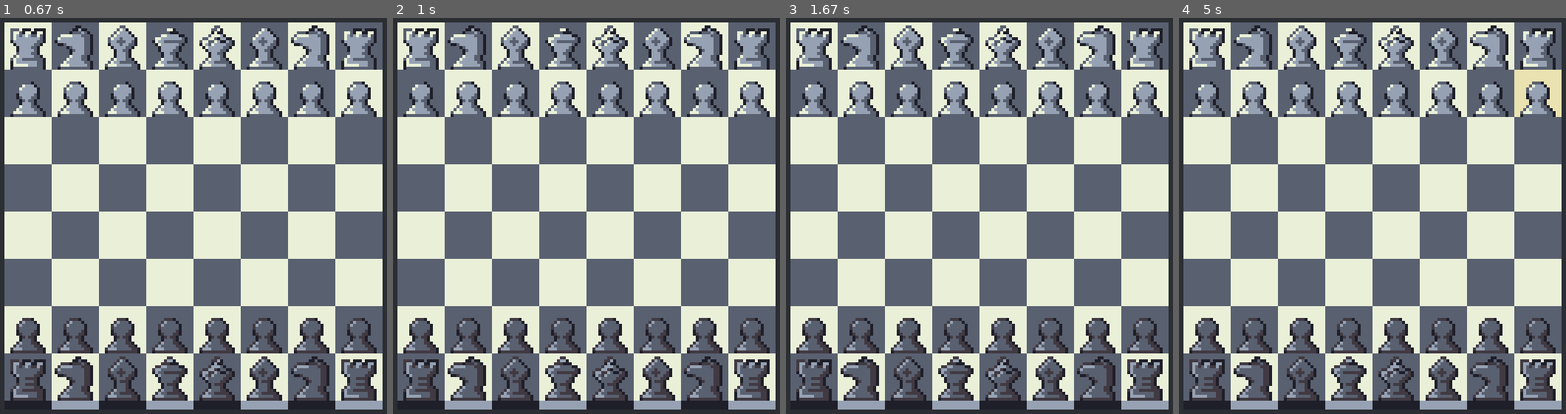
Above: before the commit, frames 1-4 (left to right).
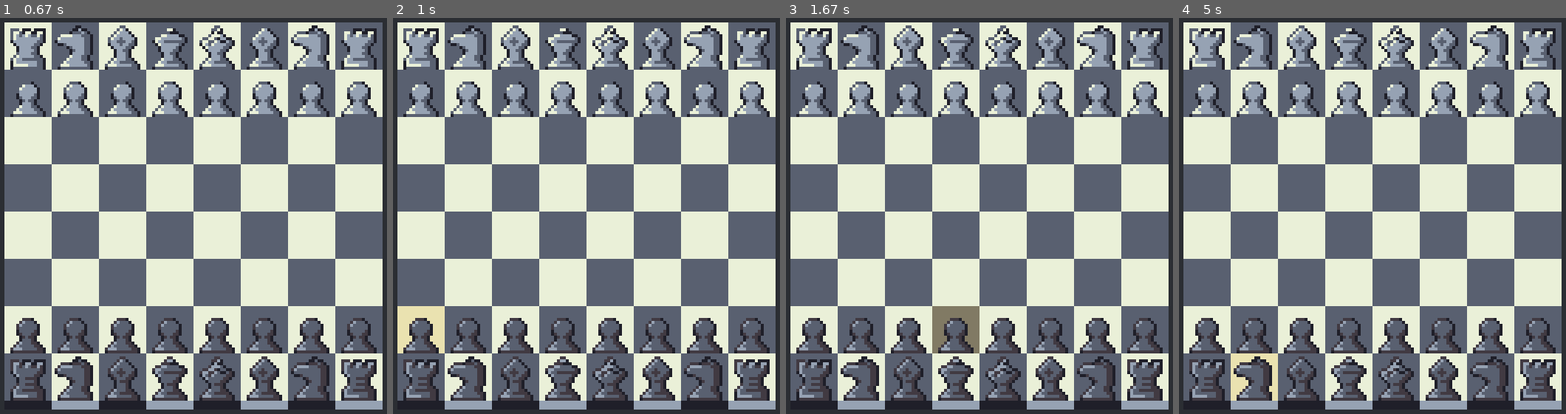
Above: after the commit, the same moments.

Repository: TanishkDev/Chess-in-pygame
Game: pygame game, started from main.py
Same seed, same stepped clock (60 frames per second), same inputs: the game is played once before the commit and once after it.
Inputs (mouse positions are in pixels of both pictures, inside the frame that each line leads up to):
- Up to frame 1 (0.67 s): click (193, 219) at 0.38 s
- Up to frame 2 (1 s): click (408, 334) at 0.72 s
- Up to frame 3 (1.67 s): click (991, 57) at 1.05 s; click (952, 346) at 1.42 s
- Up to frame 4 (5 s): click (1279, 61) at 1.88 s; click (1500, 101) at 3.05 s; press the mouse at (1500, 101) at 3.37 s; move the mouse to (1395, 231) at 3.47 s; release the mouse at (1287, 362) at 3.6 s; click (1283, 61) at 4.22 s; click (1403, 354) at 4.55 s; click (1240, 386) at 4.88 s

Frame 1 is identical in both runs. In frame 2, 0.9% of the frame differs, in the area x 1-14%, y 72-85%; in frame 3, 0.9%; in frame 4, 1.5%, in the area x 13-99%, y 13-97%.

Commit message:
select pieces fixed

Diff:
--- a/main.py
+++ b/main.py
@@ -124,41 +124,72 @@
 
     def select_piece(self):
         for row_ind, row in enumerate(self.pieces_map):
-            for col_ind, col in enumerate(self.pieces_map):
+            for col_ind, val in enumerate(row):
                 x = col_ind * size + 128
                 y = row_ind * size + 64
-                if self.mouse_pos == [row_ind, col_ind]:
-                    #TODO MAKE IT MORE EFFICIENT
+
+
+                if self.mouse_pos == [col_ind, row_ind]:
+                    #white pieces select
+                    for piece in self.white_pawn:
+                        if piece.rect.x == x and piece.rect.y == y:
+                            self.selected_or_not = True
+                            self.selected_piece = {
+                                "p": piece, "name": "r_w_1", "pos": (x, y)}
                     for piece in self.white_rook:
                         if piece.rect.x == x and piece.rect.y == y:
                             self.selected_or_not = True
                             self.selected_piece = {
                                 "p": piece, "name": "r_w_1", "pos": (x, y)}
-                    for piece in self.white_pawn:
-                        if piece.rect.x == x and piece.rect.y == y:
-                            self.selected_or_not = True
-                            self.selected_piece = {
-                                "p": piece, "name": "r_w_1", "pos": (x, y)}
-                    for piece in self.white_pawn:
-                        if piece.rect.x == x and piece.rect.y == y:
-                            self.selected_or_not = True
-                            self.selected_piece = {
-                                "p": piece, "name": "r_w_1", "pos": (x, y)}
-                    for piece in self.white_pawn:
-                        if piece.rect.x == x and piece.rect.y == y:
-                            self.selected_or_not = True
-                            self.selected_piece = {
-                                "p": piece, "name": "r_w_1", "pos": (x, y)}
-                    for piece in self.white_pawn:
-                        if piece.rect.x == x and piece.rect.y == y:
-                            self.selected_or_not = True
-                            self.selected_piece = {
-                                "p": piece, "name": "r_w_1", "pos": (x, y)}
-                    for piece in self.white_pawn:
-                        if piece.rect.x == x and piece.rect.y == y:
-                            self.selected_or_not = True
-                            self.selected_piece = {
-                                "p": piece, "name": "r_w_1", "pos": (x, y)}
+                    for piece in self.white_knight:
+                        if piece.rect.x == x and piece.rect.y == y:
+                            self.selected_or_not = True
+                            self.selected_piece = {
+                                "p": piece, "name": "r_w_1", "pos": (x, y)}
+                    for piece in self.white_bishop:
+                        if piece.rect.x == x and piece.rect.y == y:
+                            self.selected_or_not = True
+                            self.selected_piece = {
+                                "p": piece, "name": "r_w_1", "pos": (x, y)}
+                    if self.white_king.rect.x==x and self.white_king.rect.y == y:
+                        self.selected_or_not = True
+                        self.selected_piece = {
+                                "p": piece, "name": "r_w_1", "pos": (x, y)}
+                    if self.white_queen.rect.x==x and self.white_queen.rect.y == y:
+                        self.selected_or_not = True
+                        self.selected_piece = {"p":piece,"pos":(x,y)}
+
+                    #black pieces select
+                    for piece in self.black_pawn:
+                        if piece.rect.x == x and piece.rect.y == y:
+                            self.selected_or_not = True
+                            self.selected_piece = {
+                                "p": piece, "name": "r_w_1", "pos": (x, y)}
+                    for piece in self.black_rook:
+                        if piece.rect.x == x and piece.rect.y == y:
+                            self.selected_or_not = True
+                            self.selected_piece = {
+                                "p": piece, "name": "r_w_1", "pos": (x, y)}
+                    for piece in self.black_bishop:
+                        if piece.rect.x == x and piece.rect.y == y:
+                            self.selected_or_not = True
+                            self.selected_piece = {
+                                "p": piece, "name": "r_w_1", "pos": (x, y)}
+                    for piece in self.black_knight:
+                        if piece.rect.x == x and piece.rect.y == y:
+                            self.selected_or_not = True
+                            self.selected_piece = {
+                                "p": piece, "name": "r_w_1", "pos": (x, y)}
+                    if self.black_king.rect.x==x and self.black_king.rect.y == y:
+                        self.selected_or_not = True
+                        self.selected_piece = {
+                                "p": piece, "name": "r_w_1", "pos": (x, y)}
+                    if self.black_queen.rect.x==x and self.black_queen.rect.y == y:
+                        self.selected_or_not = True
+                        self.selected_piece = {"p":piece,"pos":(x,y)}
+
+
+
 
     def highlight_piece(self):
         if self.selected_or_not:
